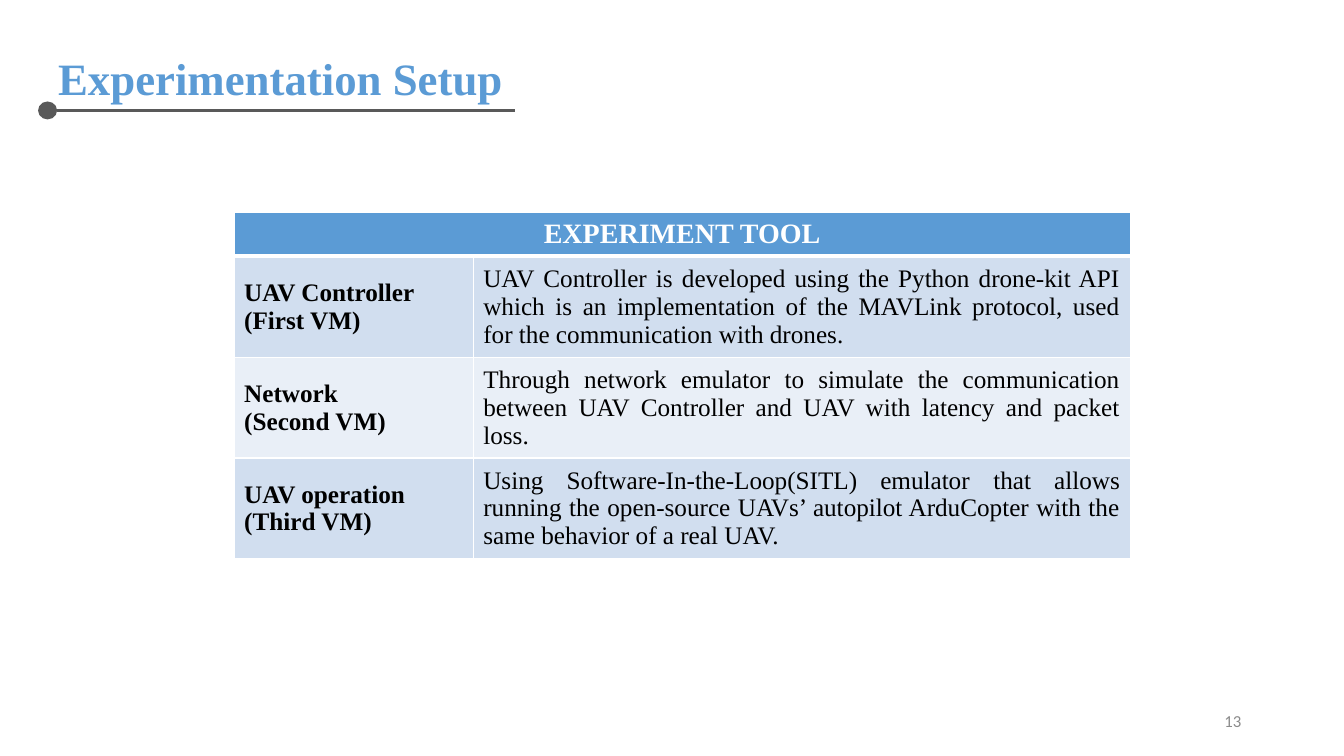
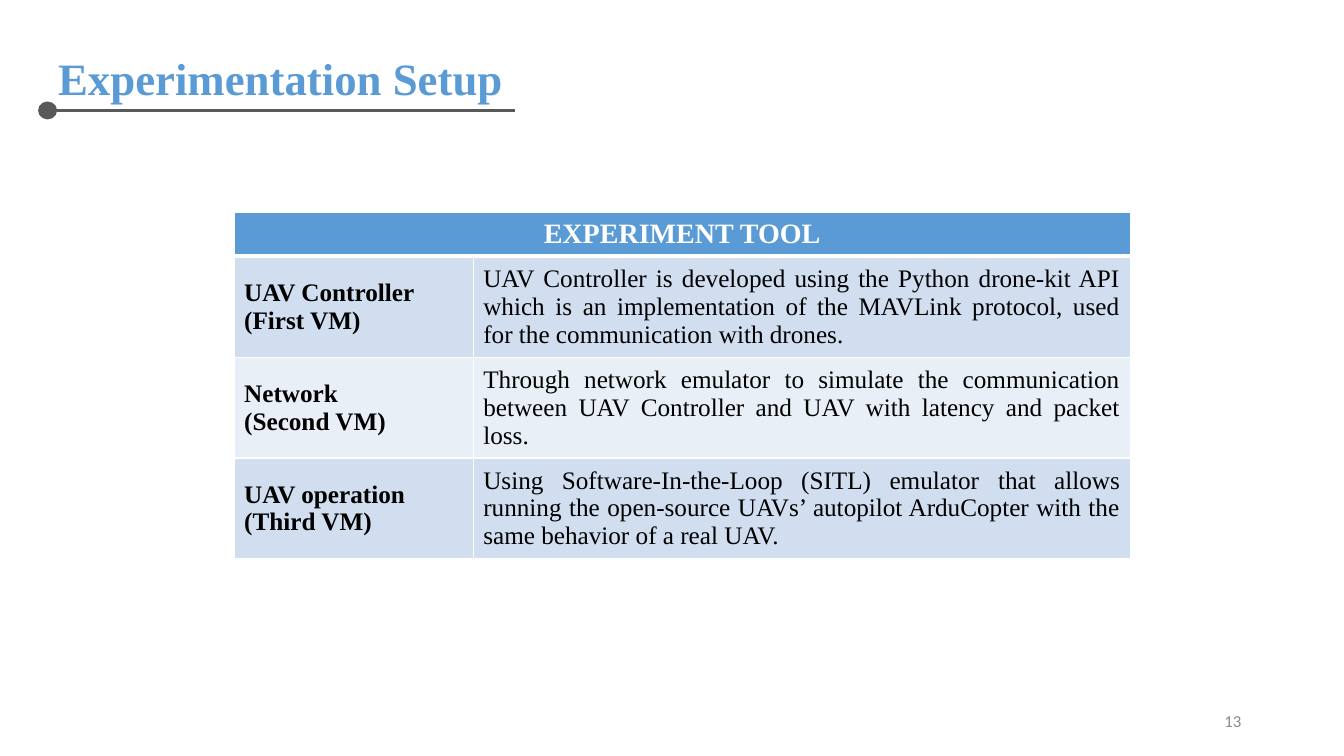
Before and after one commit to chris-nthu/communication, a slide deck: slide 13 of wireless_network/PaperReading/Report.pptx. Drawn at 1344x756 pixels with LibreOffice and Linux fonts; fonts in the diff are those of the drawing. Boxes give left, top, right and bottom in pixels: in the first picture for what was removed or moved away, otherwise in the second. Text is boxed around its words. In the diff, an @@ line names an element or a change of style, - is before the commit and + after.

```diff
--- a/wireless_network/PaperReading/Report.pptx
+++ b/wireless_network/PaperReading/Report.pptx
@@ table at [234, 213, 1130, 559] @@
-row 4, column 2: Using Software-In-the-Loop(SITL) emulator that allows running the open-source UAVs’ autopilot ArduCopter with the same behavior of a real UAV.
+row 4, column 2: Using Software-In-the-Loop (SITL) emulator that allows running the open-source UAVs’ autopilot ArduCopter with the same behavior of a real UAV.
```
Also in this commit, not shown: 5 other slides changed, 6 slides added.
